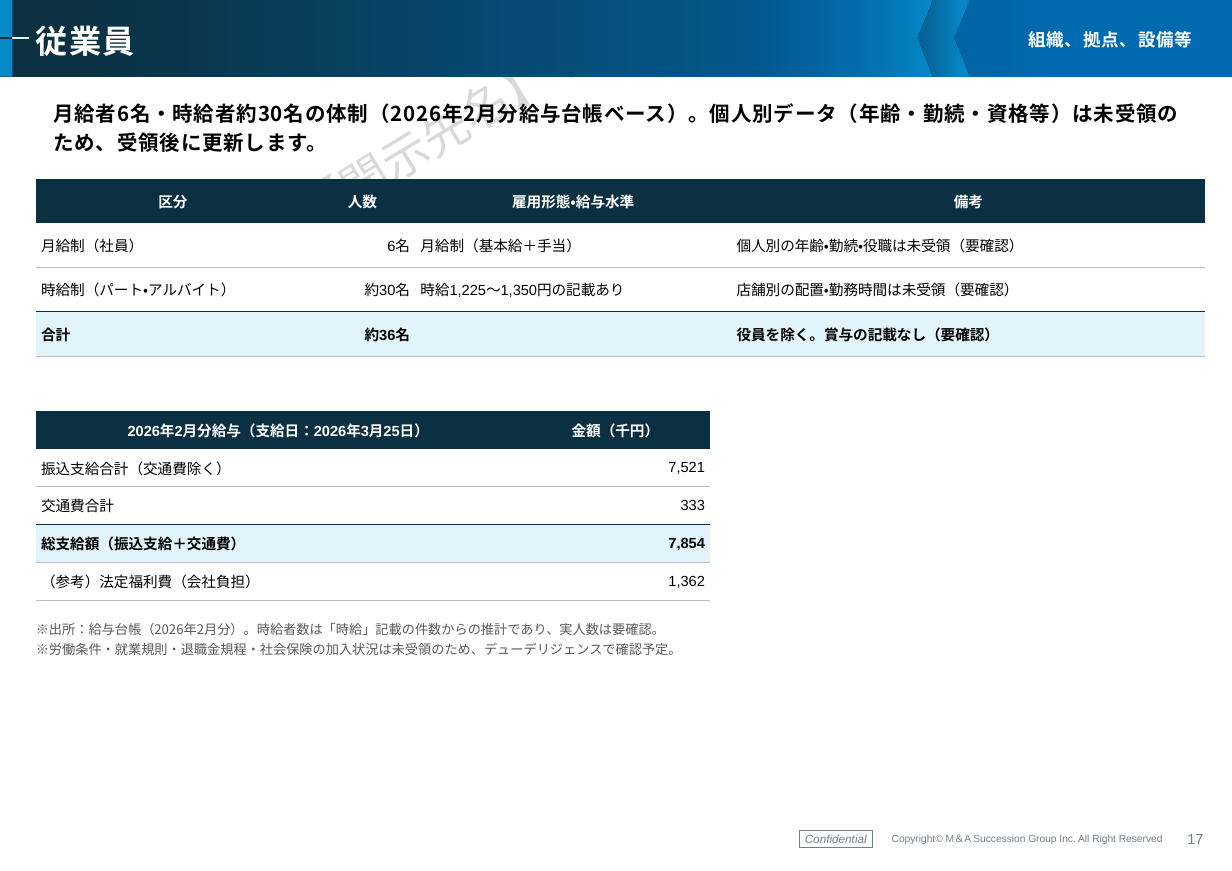
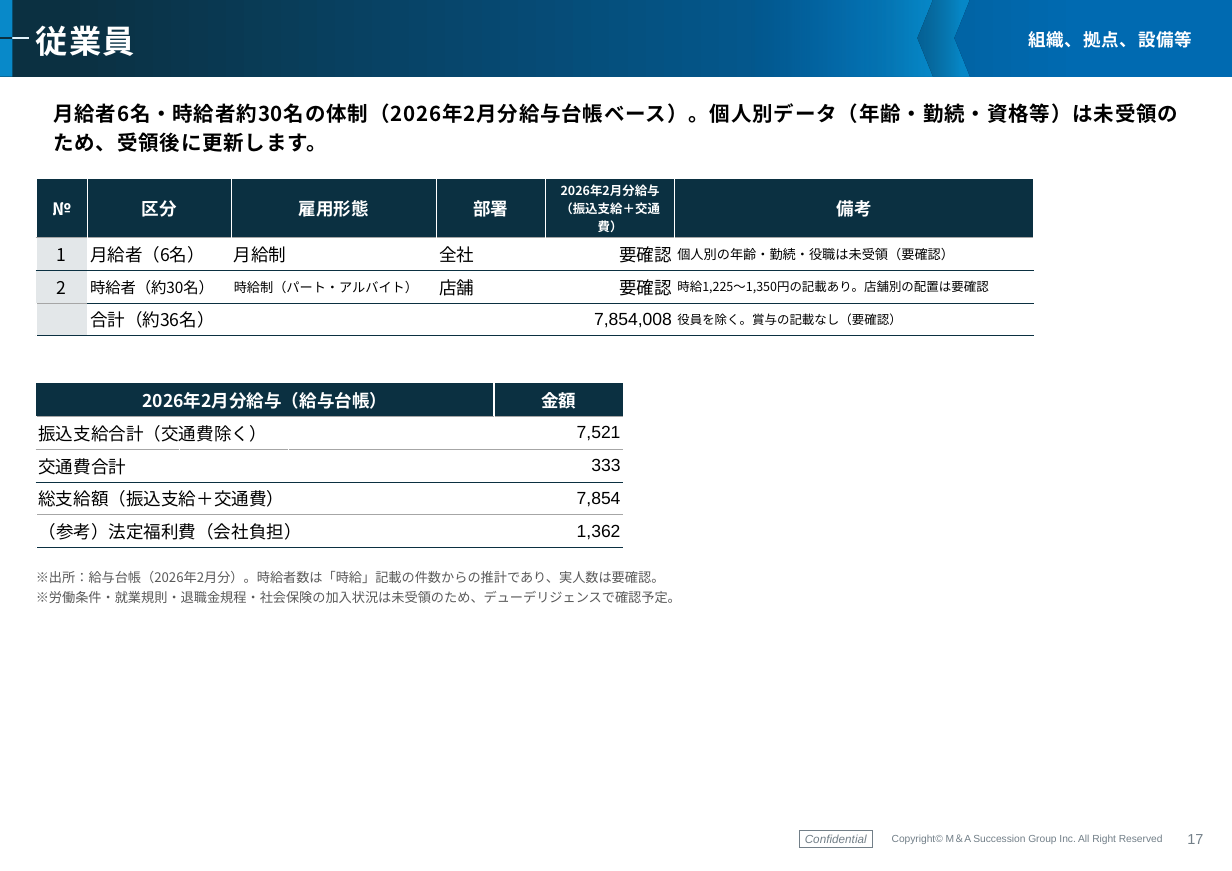
Before and after one commit to keisuketagaito/github-1st, a slide deck: slide 18 of ウエスト・シークル株式会社/ウエスト・シークル株式会社御中_企業概要書_261013.pptx. Drawn at 1232x871 pixels with LibreOffice and Linux fonts; fonts in the diff are those of the drawing; background and template pictures are left out. Boxes give left, top, right and bottom in pixels: in the first picture for what was removed or moved away, otherwise in the second. Text is boxed around its words. In the diff, an @@ line names an element or a change of style, - is before the commit and + after.

```diff
--- a/ウエスト・シークル株式会社/ウエスト・シークル株式会社御中_企業概要書_261013.pptx
+++ b/ウエスト・シークル株式会社/ウエスト・シークル株式会社御中_企業概要書_261013.pptx
@@ text removed at [314,110,474,242] @@
-【開示先名】 御中
@@ table at [36,179,1035,336] @@
-column 1: 区分 | 月給制（社員） | 時給制（パート・アルバイト） | 合計
-column 2: 人数 | 6名 | 約30名 | 約36名
-column 3: 雇用形態・給与水準 | 月給制（基本給＋手当） | 時給1,225〜1,350円の記載あり | 
-column 4: 備考 | 個人別の年齢・勤続・役職は未受領（要確認） | 店舗別の配置・勤務時間は未受領（要確認） | 役員を除く。賞与の記載なし（要確認）
+column 1: № | 1 | 2 | 
+column 2: 区分 | 月給者（6名） | 時給者（約30名） | 合計（約36名）
+column 3: 雇用形態 | 月給制 | 時給制（パート・アルバイト） | 
+column 4: 部署 | 全社 | 店舗 | 
+column 5: 2026年2月分給与 / （振込支給＋交通費） | 要確認 | 要確認 | 7,854,008
+column 6: 備考 | 個人別の年齢・勤続・役職は未受領（要確認） | 時給1,225〜1,350円の記載あり。店舗別の配置は要確認 | 役員を除く。賞与の記載なし（要確認）
@@ table: place and size @@
-table at [36,179,1206,356]
+table at [36,179,1035,336]
@@ table at [36,384,624,548] @@
-column 1: 2026年2月分給与（支給日：2026年3月25日） | 振込支給合計（交通費除く） | 交通費合計 | 総支給額（振込支給＋交通費） | （参考）法定福利費（会社負担）
-column 2: 金額（千円） | 7,521 | 333 | 7,854 | 1,362
+column 1: 2026年2月分給与（給与台帳） | 振込支給合計（交通費除く） | 交通費合計 | 総支給額（振込支給＋交通費） | （参考）法定福利費（会社負担）
+column 2:  |  |  |  | 
+column 3:  |  |  |  | 
+column 4: 金額 | 7,521 | 333 | 7,854 | 1,362
@@ table: place and size @@
-table at [36,411,710,601]
+table at [36,384,624,548]
@@ text "※出所：給与台帳（2026年2月分）。時給者数は「時給」記載の件数からの推計であり、実人数は要確認。": place and size @@
-text "※出所：給与台帳（2026年2月分）。時給者数は「時給」記載の件数からの推計であり、実人数は要確認。" at [36,623,682,655]
+text "※出所：給与台帳（2026年2月分）。時給者数は「時給」記載の件数からの推計であり、実人数は要確認。" at [36,571,681,603]
```
Also in this commit, not shown: 31 other slides changed, 2 other files.
